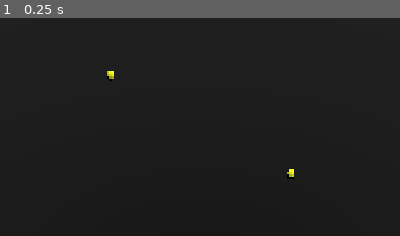
Above: before the commit, frame 1.
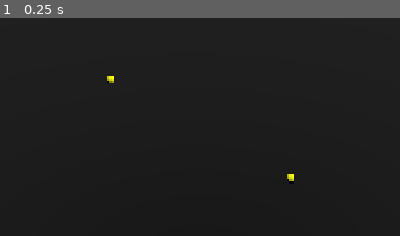
Above: after the commit, the same moment.

Repository: doubledsuarez/FoodBall
Game: Godot game, scene res://game.tscn
Two runs of this game, one before a commit and one after it. Both use one fixed random seed, a clock stepped at 60 frames per second and the inputs below.
Inputs:
- Up to frame 1 (0.25 s): no input
The pictures show only the part of the screen within x 25-75%, y 35-85%; the shares and areas given below are measured in that part.

The runs differ from the first frame. In frame 1, 0.2% of the frame differs, in the area x 26-74%, y 24-77%.

Commit message:
throwing food has gravity

Diff:
--- a/entities/food/food.gd
+++ b/entities/food/food.gd
@@ -1,59 +1,53 @@
-extends Area3D
+extends RigidBody3D
 
+@onready var area = $Area3D  # Assuming the Area3D is a child of the RigidBody3D
 @onready var foodInstance = duplicate()
+@export var throw_force: float = 15.0
+var human
+var team: String
+var type: String = "food"
+var time: int = 5
+var isEquipped: bool = false
+var inAction: bool = false
 
-@export var speed : int = 15
-
-var human
-var team : String
-var type : String = "food"
-var time : int = 5
-
-var isEquipped : bool = false
-var inAction : bool = false
-
-# Called when the node enters the scene tree for the first time.
-func _ready() -> void:
-	pass # Replace with function body.
-
-
-# Called every frame. 'delta' is the elapsed time since the previous frame.
-func _process(delta: float) -> void:
-	if inAction and team == "red":
-		position.x += speed * delta
-	elif inAction and team == "blue":
-		position.x -= speed * delta
-
+func _ready():
+	# Connect the body_entered signal if not already connected in the editor
+	area.body_entered.connect(_on_body_entered)
 
 func _on_body_entered(body: Node3D) -> void:
-	var coll = body
-	var opp : String
-	if coll is CharacterBody3D and inAction == true:
-		opp = PlayerManager.get_player_data(coll.player, "team")
-		if opp == "red" and team == "blue":
-			queue_free()
-			g.blue_points += 1
-		if opp == "blue" and team == "red":
-			queue_free()
-			g.red_points += 1
-	elif coll is CharacterBody3D and inAction == false and body.hasFood == false:
-		body.add_child(foodInstance)
-		body.hasFood = true
-		body.equipped = foodInstance
-		foodInstance.human = body
-		foodInstance.team = PlayerManager.get_player_data(body.player, "team")
-		foodInstance.position = Vector3(1, 0, 1)
-		foodInstance.isEquipped = true
-		queue_free()
-	elif coll is StaticBody3D and coll.name.match("Wall*") and inAction == true:
-		queue_free()
+	pass
 
-
-func throw() -> void:
+func throw(direction: Vector3) -> void:
 	isEquipped = false
 	inAction = true
 
+	# Apply an impulse to the RigidBody3D to throw it
+	apply_impulse(Vector3(0, 1, 0), direction * throw_force)
 
 func eat() -> void:
 	isEquipped = false
 	queue_free()
+
+
+func _on_area_3d_body_entered(body: Node3D) -> void:
+		var coll = body
+		var opp: String
+		if coll is CharacterBody3D and inAction == true:
+			opp = PlayerManager.get_player_data(coll.player, "team")
+			if opp == "red" and team == "blue":
+				queue_free()
+				g.blue_points += 1
+			elif opp == "blue" and team == "red":
+				queue_free()
+				g.red_points += 1
+		elif coll is CharacterBody3D and inAction == false and body.hasFood == false:
+			body.add_child(foodInstance)
+			body.hasFood = true
+			body.equipped = foodInstance
+			foodInstance.human = body
+			foodInstance.team = PlayerManager.get_player_data(body.player, "team")
+			foodInstance.position = Vector3(1, 0, 1)
+			foodInstance.isEquipped = true
+			queue_free()
+		elif coll is StaticBody3D and coll.name.match("Wall*") and inAction == true:
+			queue_free()
--- a/entities/food/food.tscn
+++ b/entities/food/food.tscn
@@ -9,7 +9,7 @@
 
 [sub_resource type="SphereMesh" id="SphereMesh_bw6vg"]
 
-[node name="Food" type="Area3D"]
+[node name="Food" type="RigidBody3D"]
 script = ExtResource("1_bw6vg")
 
 [node name="CollisionShape3D" type="CollisionShape3D" parent="."]
@@ -23,4 +23,11 @@
 material_override = SubResource("StandardMaterial3D_bw6vg")
 mesh = SubResource("SphereMesh_bw6vg")
 
-[connection signal="body_entered" from="." to="." method="_on_body_entered"]
+[node name="Area3D" type="Area3D" parent="."]
+collision_layer = 8
+
+[node name="CollisionShape3D" type="CollisionShape3D" parent="Area3D"]
+transform = Transform3D(0.6, 0, 0, 0, 0.6, 0, 0, 0, 0.6, 0, 0, 0)
+shape = SubResource("SphereShape3D_ylt38")
+
+[connection signal="body_entered" from="Area3D" to="." method="_on_area_3d_body_entered"]
--- a/entities/furniture/net.tscn
+++ b/entities/furniture/net.tscn
@@ -7,6 +7,7 @@
 size = Vector3(0.125, 0.75, 30)
 
 [node name="Net" type="StaticBody3D"]
+collision_layer = 2
 
 [node name="CollisionShape3D" type="CollisionShape3D" parent="."]
 shape = SubResource("BoxShape3D_m88a6")
--- a/entities/player/player.gd
+++ b/entities/player/player.gd
@@ -56,8 +56,9 @@
 	var collision_count = move_and_slide()
 
 	if input.is_action_just_pressed("throw"):
+		var forward_direction = -global_transform.basis.z
 		if hasFood == true:
-			equipped.throw()
+			equipped.throw(forward_direction)
 			equipped.reparent(get_parent())
 			hasFood = false
 
@@ -71,7 +72,7 @@
 
 
 
-func powerUp(food: PackedScene):
+func powerUp(food):
 	powerup_active = true
 	match equipped.type:
 		"food":
--- a/entities/player/player.tscn
+++ b/entities/player/player.tscn
@@ -14,6 +14,7 @@
 viewport_path = NodePath("SubViewport")
 
 [node name="Player" type="CharacterBody3D"]
+collision_mask = 3
 script = ExtResource("1_symyc")
 
 [node name="CollisionShape3D" type="CollisionShape3D" parent="."]
@@ -38,7 +39,8 @@
 label_settings = SubResource("LabelSettings_symyc")
 horizontal_alignment = 1
 
-[node name="Sprite3D" type="Sprite3D" parent="."]
+[node name="PlayerNumLabel" type="Sprite3D" parent="."]
+transform = Transform3D(1.19249e-08, 0, -1, 0, 1, 0, 1, 0, 1.19249e-08, 0, 0, 0)
 texture = SubResource("ViewportTexture_symyc")
 
 [node name="LeaveTimer" type="Timer" parent="."]
--- a/game.gd
+++ b/game.gd
@@ -30,9 +30,13 @@
 	add_child(player_node)
 
 	if PlayerManager.get_player_data(player, "team") == "red":
+		player_node.set_rotation_degrees(Vector3(0, 90, 0))
+		player_node.get_node("PlayerNumLabel").set_rotation_degrees(Vector3(0, 270, 0))
 		player_node.position = Vector3(randf_range(-13, -2), 0, randf_range(-13, 13))
 		player_node.assignColor("red")
 	elif PlayerManager.get_player_data(player, "team") == "blue":
+		player_node.set_rotation_degrees(Vector3(0, 270, 0))
+		player_node.get_node("PlayerNumLabel").set_rotation_degrees(Vector3(0, 90, 0))
 		player_node.position = Vector3(randf_range(2, 13), 0, randf_range(-13, 13))
 		player_node.assignColor("blue")
 
